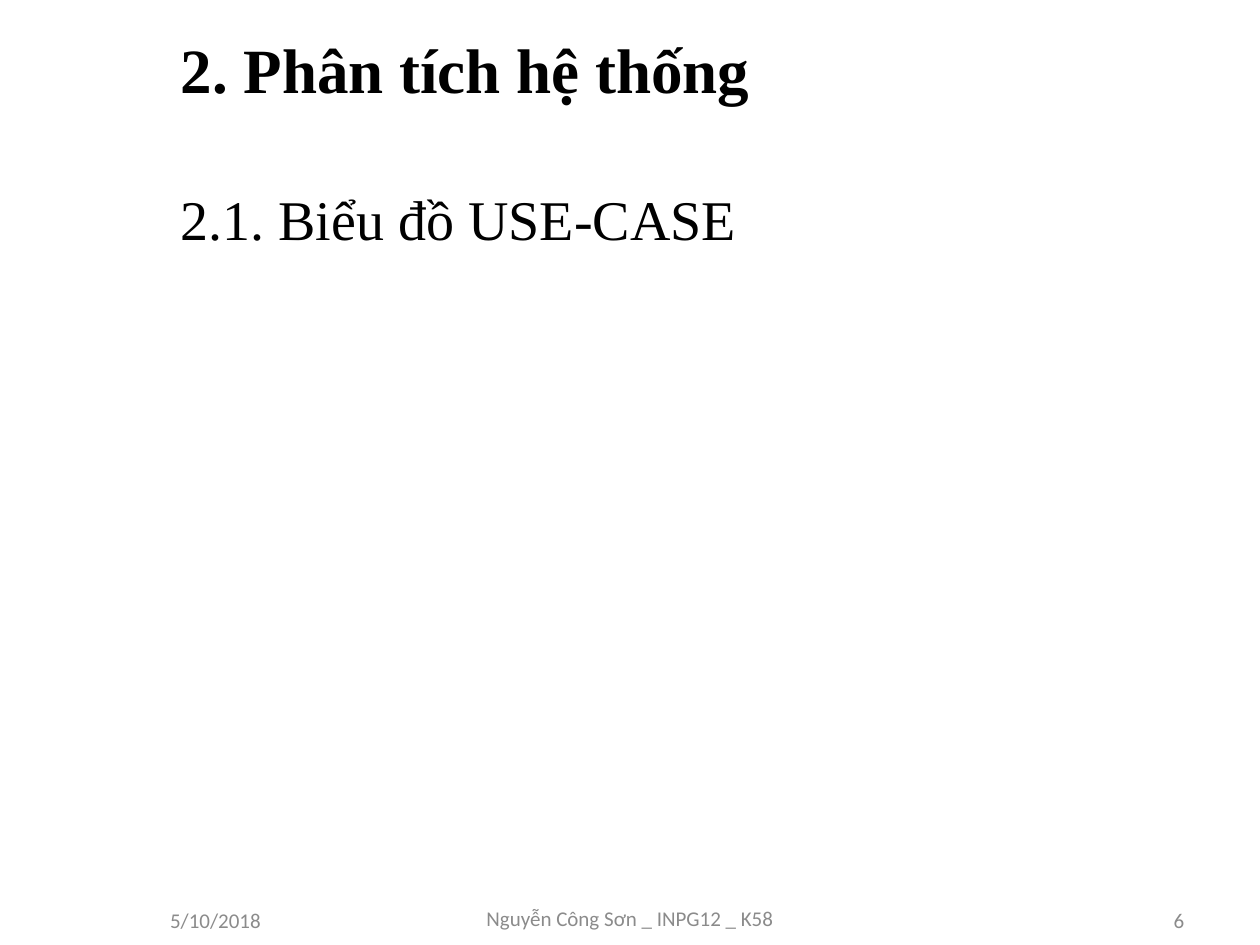
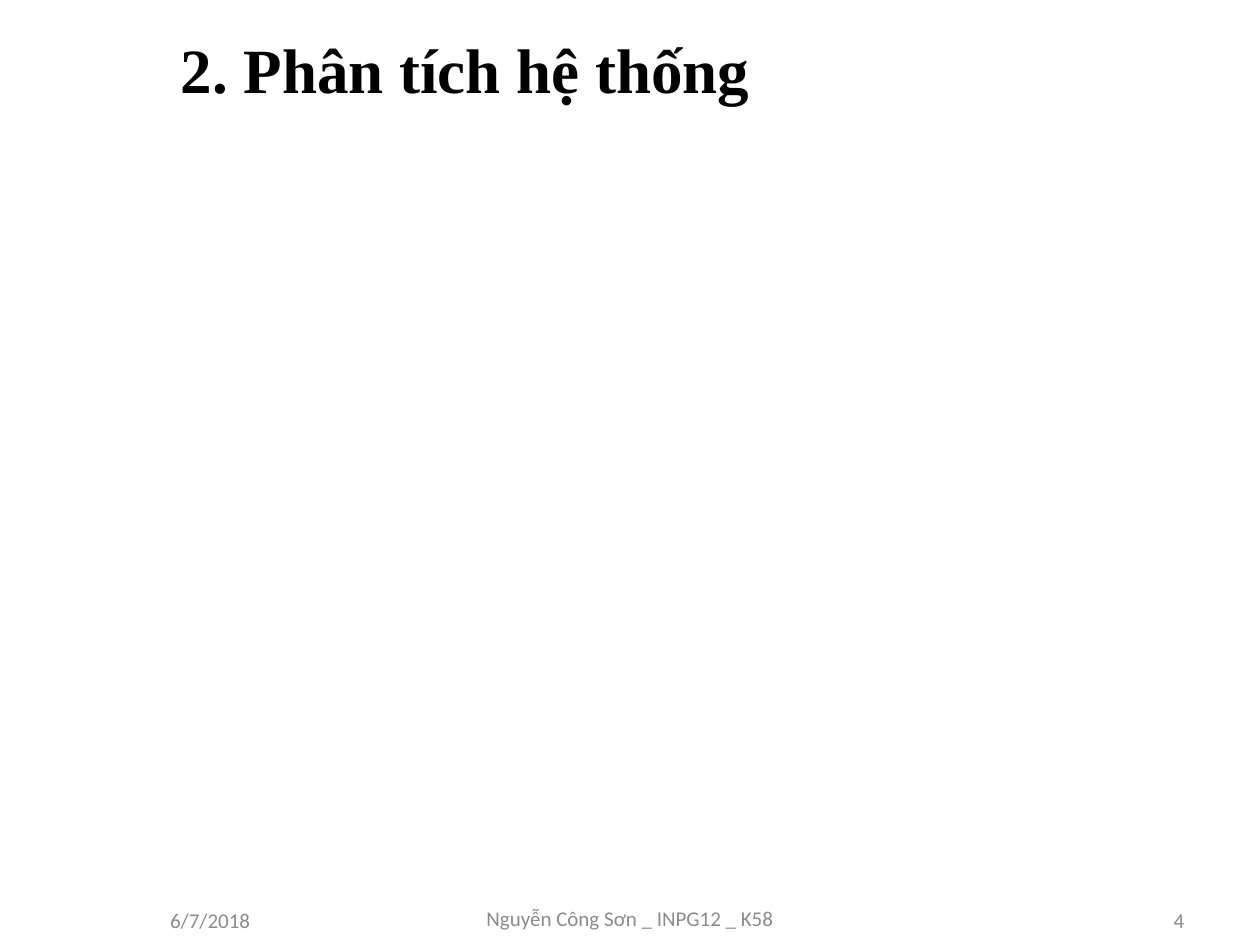
Before and after one commit to sonnc/QT5315, a slide deck: slide 4 of SLIDE ĐỒ ÁN TỐT NGHIỆP.pptx (slide 6 before the commit). Drawn at 1260x945 pixels with LibreOffice and Linux fonts; fonts in the diff are those of the drawing; background and template pictures are left out. Boxes give left, top, right and bottom in pixels: in the first picture for what was removed or moved away, otherwise in the second. Text is boxed around its words. In the diff, an @@ line names an element or a change of style, - is before the commit and + after.

```diff
--- a/SLIDE ĐỒ ÁN TỐT NGHIỆP.pptx
+++ b/SLIDE ĐỒ ÁN TỐT NGHIỆP.pptx
@@ text removed at <box>181,199,736,241</box> @@
-2.1. Biểu đồ USE-CASE
@@ text at <box>170,913,250,929</box>: text changed @@
-5/10/2018
+6/7/2018
@@ page number at <box>1174,914,1185,928</box>: text changed @@
-6
+4
```
Also in this commit, not shown: 5 other slides changed, 6 slides added, 6 other files.
